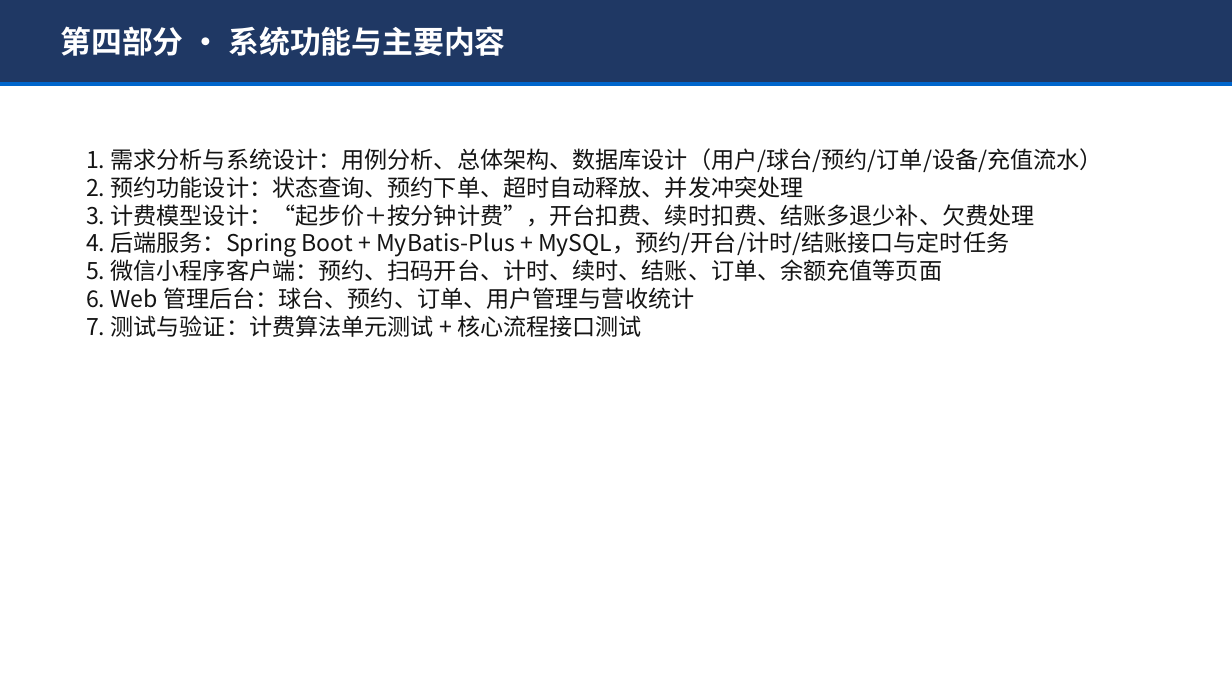
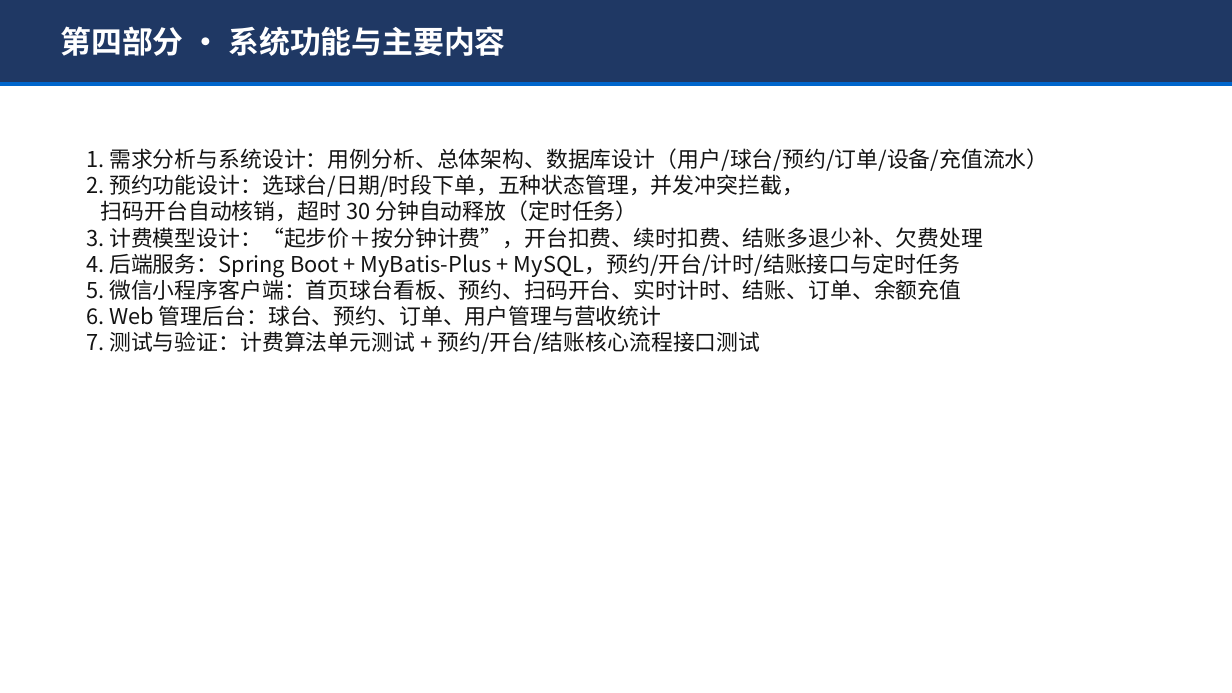
Before and after one commit to yongqi-tang/billiard-hall, a slide deck: slide 6 of docs/开题答辩PPT_台球厅预约管理系统.pptx. Drawn at 1232x693 pixels with LibreOffice and Linux fonts; fonts in the diff are those of the drawing. Boxes give left, top, right and bottom in pixels: in the first picture for what was removed or moved away, otherwise in the second. Text is boxed around its words. In the diff, an @@ line names an element or a change of style, - is before the commit and + after.

Commit message:
feat: 新增在线预约功能并全面优化前端UI
- 后端：新增预约表/实体/Mapper/Service/Controller，支持创建/取消/核销/超时释放
  - 预约状态：待使用/已开台/已完成/已取消/超时释放 五种管理
  - 同一球台同时段冲突由事务+业务双重拦截
  - 扫码开台自动核销预约，定时任务30分钟超时自动释放
- 小程序：新增在线预约页与我的预约页，首页球台卡片可预约，全部页面UI美化
- 管理后台：新增预约管理tab、待使用预约统计，UI现代化美化
- 测试：新增预约逻辑测试(7项断言)
- 文档：更新README、开题报告docx/md、开题答辩PPT

```diff
--- a/docs/开题答辩PPT_台球厅预约管理系统.pptx
+++ b/docs/开题答辩PPT_台球厅预约管理系统.pptx
@@ text at box(86, 148, 1048, 354): text changed; size 18 to 17 pt @@
-1. 需求分析与系统设计：用例分析、总体架构、数据库设计（用户/球台/预约/订单/设备/充值流水）
-2. 预约功能设计：状态查询、预约下单、超时自动释放、并发冲突处理
-3. 计费模型设计：“起步价＋按分钟计费”，开台扣费、续时扣费、结账多退少补、欠费处理
-4. 后端服务：Spring Boot + MyBatis-Plus + MySQL，预约/开台/计时/结账接口与定时任务
-5. 微信小程序客户端：预约、扫码开台、计时、续时、结账、订单、余额充值等页面
-6. Web 管理后台：球台、预约、订单、用户管理与营收统计
-7. 测试与验证：计费算法单元测试 + 核心流程接口测试
+1. 需求分析与系统设计：用例分析、总体架构、数据库设计（用户/球台/预约/订单/设备/充值流水）
+2. 预约功能设计：选球台/日期/时段下单，五种状态管理，并发冲突拦截，
+扫码开台自动核销，超时 30 分钟自动释放（定时任务）
+3. 计费模型设计：“起步价＋按分钟计费”，开台扣费、续时扣费、结账多退少补、欠费处理
+4. 后端服务：Spring Boot + MyBatis-Plus + MySQL，预约/开台/计时/结账接口与定时任务
+5. 微信小程序客户端：首页球台看板、预约、扫码开台、实时计时、结账、订单、余额充值
+6. Web 管理后台：球台、预约、订单、用户管理与营收统计
+7. 测试与验证：计费算法单元测试 + 预约/开台/结账核心流程接口测试
```
Also in this commit, not shown: 39 other files.
